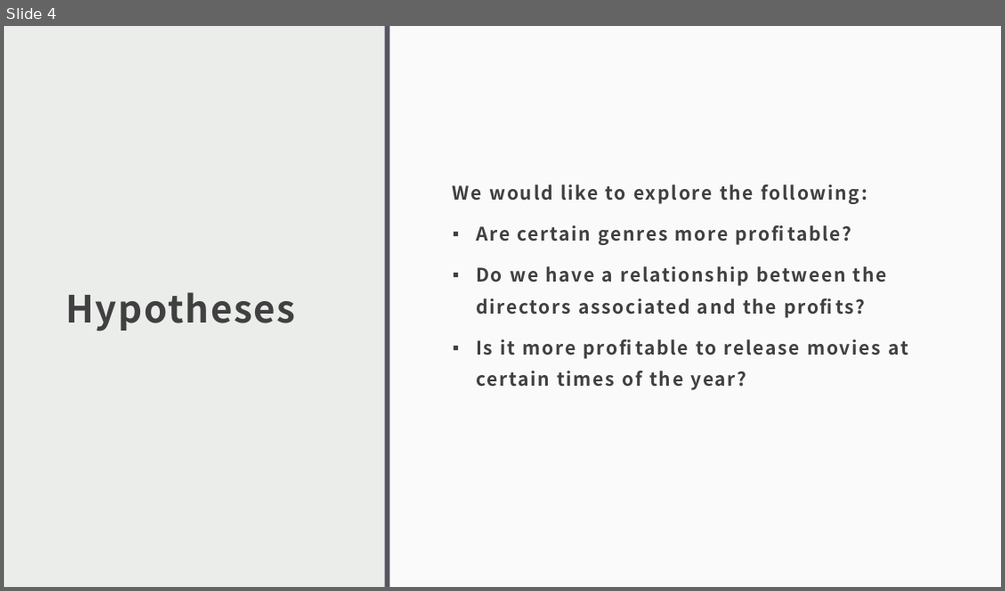
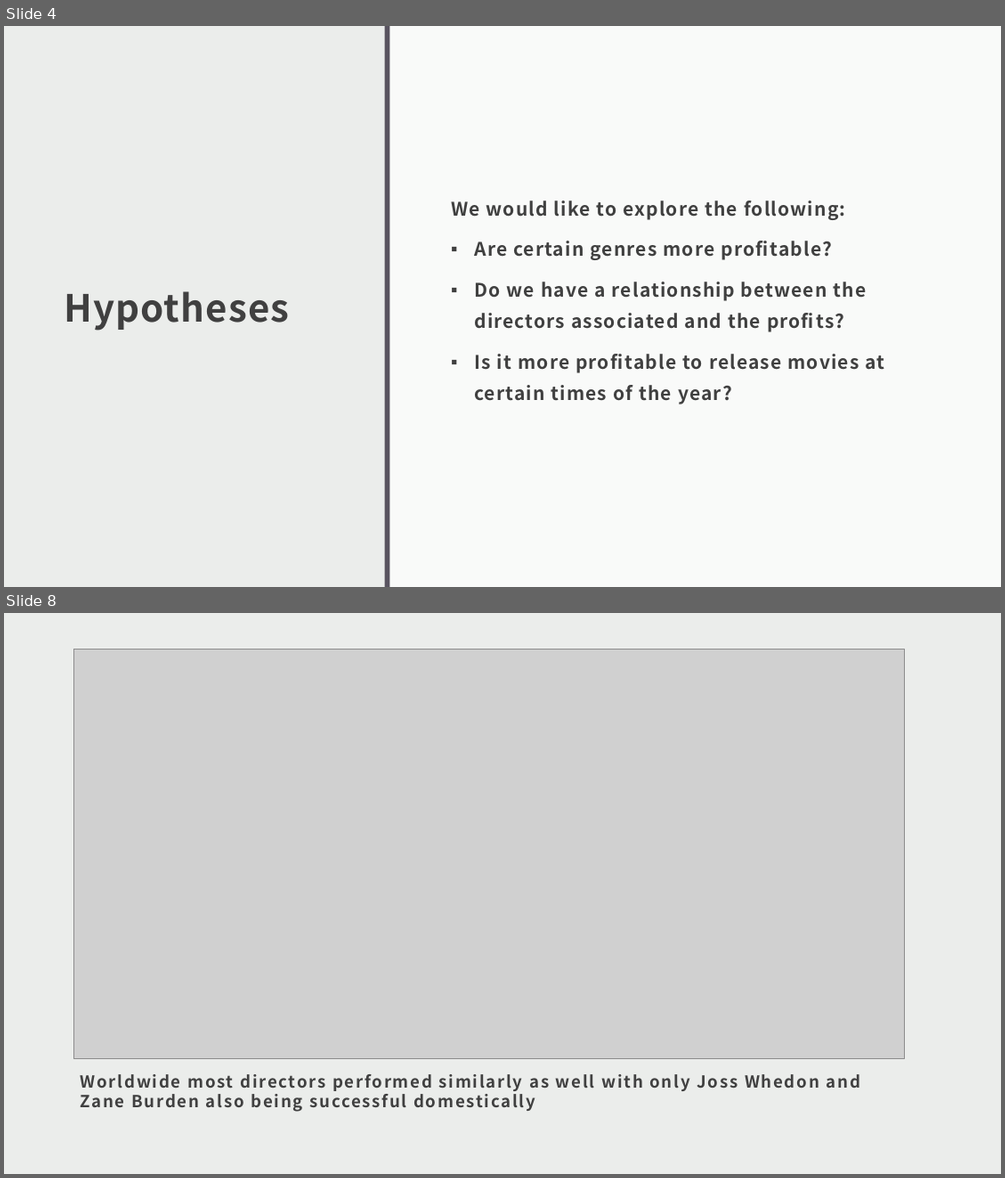
Before and after one commit to Wonuabimbola/analysis-of-the-film-industry, a slide deck: analysis_of_film_industry.pptx. Shown one above the other, each under a label of ours: slide 4 before the commit, slides 4 and 8 after it; the slides between them are not shown. The pictures are 1005x591 and 1005x1178 pixels, drawn with LibreOffice and Linux fonts; fonts in the diff are those of the drawing; grey boxes stand for pictures. Boxes give left, top, right and bottom in pixels: in the first picture for what was removed or moved away, otherwise in the second. Text is boxed around its words. In the diff, an @@ line names an element or a change of style, - is before the commit and + after.

```diff
--- a/analysis_of_film_industry.pptx
+++ b/analysis_of_film_industry.pptx
@@ slide 8 added at (x1=4, y1=613, x2=1001, y2=1174), background #EBEDEB @@
@@ picture added at (x1=74, y1=649, x2=905, y2=1059) @@
@@ text added at (x1=81, y1=1074, x2=860, y2=1111), 16 pt, text #404040, bold @@
+Worldwide most directors performed similarly as well with only Joss Whedon and Zane Burden also being successful domestically
@@ slide 4 changed as well @@
@@ title "Hypotheses" at (x1=64, y1=291, x2=289, y2=330): letter spacing 1.5 to 1 pt @@
@@ text "We would like to explore ..." at (x1=451, y1=200, x2=885, y2=404): letter spacing 1.5 to 1 pt @@
```
Also in this commit, not shown: 5 other slides changed, 3 other slides added, 1 other file.
